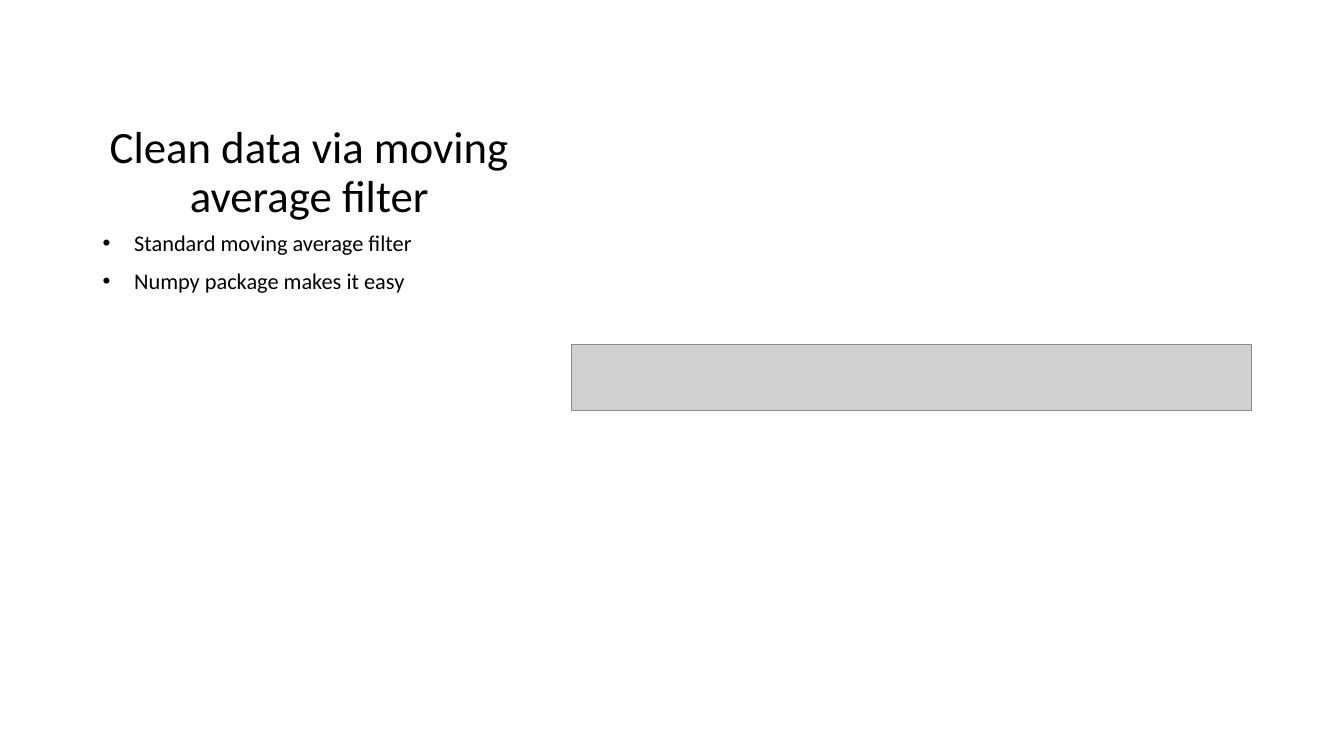
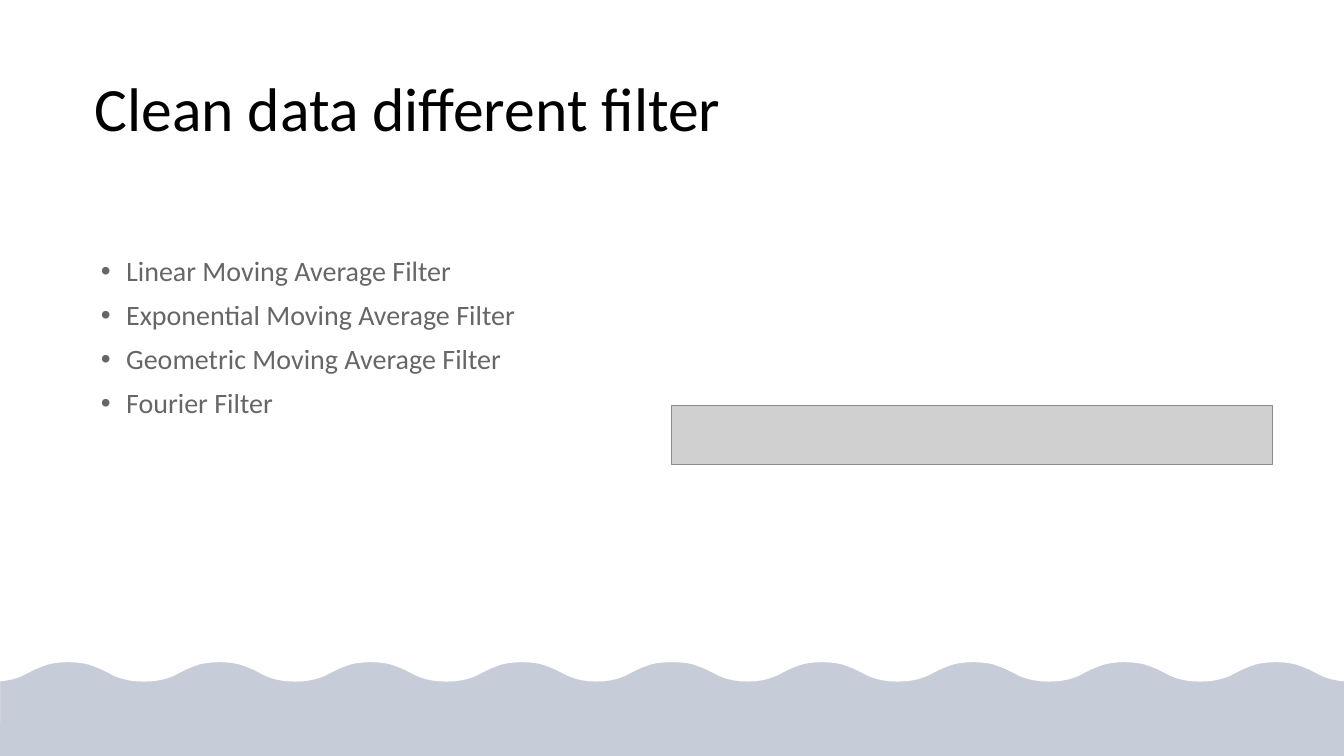
Before and after one commit to thesixtium/AFM_Peak_Detection, a slide deck: slide 4 of Peak Detection Information Slides.pptx. Drawn at 1344x756 pixels with LibreOffice and Linux fonts; fonts in the diff are those of the drawing; grey boxes stand for pictures. Boxes give left, top, right and bottom in pixels: in the first picture for what was removed or moved away, otherwise in the second. Text is boxed around its words. In the diff, an @@ line names an element or a change of style, - is before the commit and + after.

```diff
--- a/Peak Detection Information Slides.pptx
+++ b/Peak Detection Information Slides.pptx
@@ rectangle added at (0, 0, 1344, 756), fill #FFFFFF @@
@@ rectangle added at (0, 0, 1344, 756), fill #203864 at 25% opacity @@
@@ freeform shape added at (0, 0, 1344, 723), fill #FFFFFF @@
@@ title "Clean data different filter" at (95, 88, 721, 132): vertical alignment bottom to top @@
@@ title at (95, 88, 721, 132): text changed; size 32 to 44 pt @@
-Clean data via moving average filter
+Clean data different filter
@@ text at (126, 261, 515, 413): text changed; size 16 to 20 pt; text colour #000000 to #000000 at 60% opacity @@
-• Standard moving average filter
-• Numpy package makes it easy
+• Linear Moving Average Filter
+• Exponential Moving Average Filter
+• Geometric Moving Average Filter
+• Fourier Filter
@@ picture: place and size @@
-picture at (572, 345, 1252, 411)
+picture at (673, 406, 1273, 465)
```
Also in this commit, not shown: 5 other slides changed, 7 slides added.
